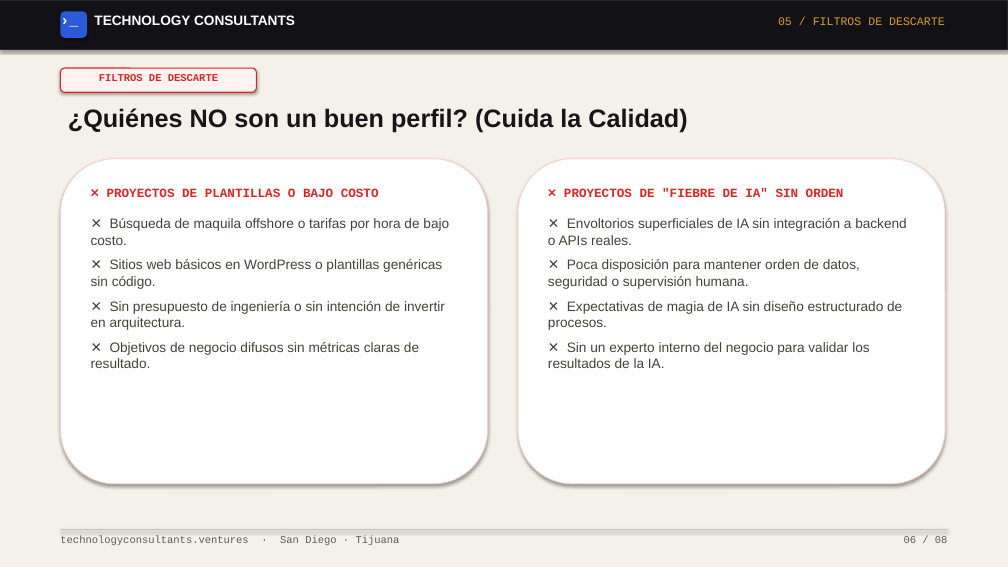
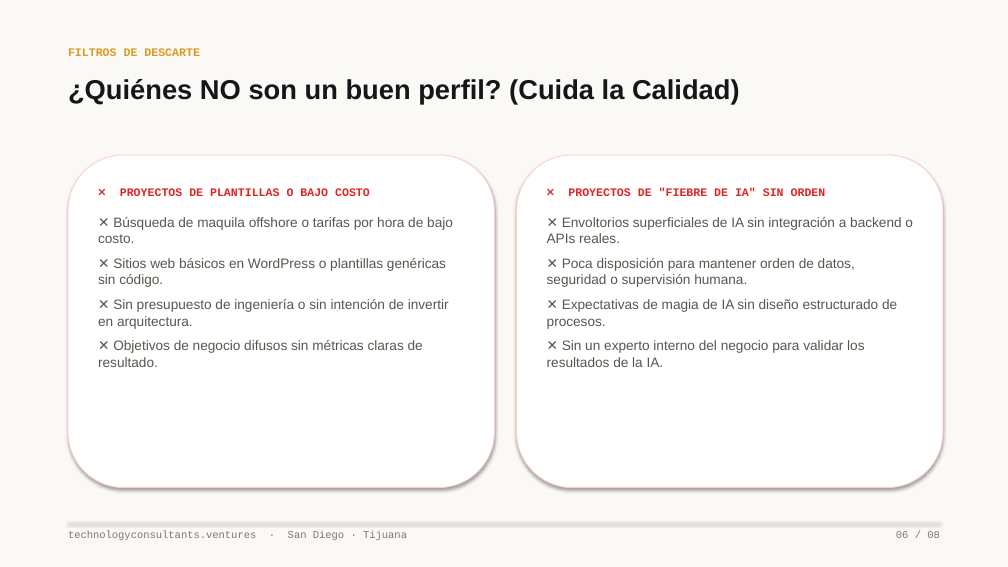
Before and after one commit to rguido198/TechnologyConsultantsVentures, a slide deck: slide 6 of Technology_Consultants_A_Quien_Enviarme_MX.pptx. Drawn at 1008x567 pixels with LibreOffice and Linux fonts; fonts in the diff are those of the drawing. Boxes give left, top, right and bottom in pixels: in the first picture for what was removed or moved away, otherwise in the second. Text is boxed around its words. In the diff, an @@ line names an element or a change of style, - is before the commit and + after.

Commit message:
Update design.md and PowerPoint decks to reflect Human Technology brand identity, organic warm canvas, and editorial elegance

```diff
--- a/Technology_Consultants_A_Quien_Enviarme_MX.pptx
+++ b/Technology_Consultants_A_Quien_Enviarme_MX.pptx
@@ background #F4F1EA to #FAF9F5 @@
@@ rectangle removed at <box>0,0,1008,49</box> @@
@@ rounded rectangle removed at <box>60,11,87,38</box> @@
@@ text removed at <box>60,11,87,37</box> @@
-›_
@@ text removed at <box>94,15,295,25</box> @@
-TECHNOLOGY CONSULTANTS
@@ text removed at <box>778,17,945,25</box> @@
-05 / FILTROS DE DESCARTE
@@ text "FILTROS DE DESCARTE": place and size @@
-text "FILTROS DE DESCARTE" at <box>99,74,218,81</box>
+text "FILTROS DE DESCARTE" at <box>68,48,200,56</box>
@@ text "FILTROS DE DESCARTE" at <box>68,48,200,56</box>: size 10 to 11 pt, text colour #DC2626 to #D99B26; alignment centre to left @@
@@ rounded rectangle removed at <box>60,68,256,92</box> @@
@@ text "¿Quiénes NO son un buen ...": place and size @@
-text "¿Quiénes NO son un buen ..." at <box>68,108,687,132</box>
+text "¿Quiénes NO son un buen ..." at <box>68,79,740,103</box>
@@ text "¿Quiénes NO son un buen ..." at <box>68,79,740,103</box>: size 24 to 26 pt @@
@@ rounded rectangle: place and size @@
-rounded rectangle at <box>60,159,488,484</box>
+rounded rectangle at <box>68,155,495,488</box>
@@ rounded rectangle: place and size @@
-rounded rectangle at <box>518,159,945,484</box>
+rounded rectangle at <box>516,155,943,488</box>
@@ text "❌ PROYECTOS DE PLANTILLAS O ...": place and size @@
-text "❌ PROYECTOS DE PLANTILLAS O ..." at <box>91,188,449,368</box>
+text "❌ PROYECTOS DE PLANTILLAS O ..." at <box>98,188,453,367</box>
@@ text "❌ PROYECTOS DE PLANTILLAS O ..." at <box>98,188,453,367</box>: size 12 to 11 pt in "❌ PROYECTOS DE PLANTILLAS O BAJO COSTO"; text colour #454337 to #59564D in "✕ Búsqueda de maquila offshore o tarifas ...", "✕ Sitios web básicos en WordPress o ...", "✕ Sin presupuesto de ingeniería o sin ...", "✕ Objetivos de negocio difusos sin métricas ..." @@
@@ text "❌ PROYECTOS DE "FIEBRE DE ..." at <box>547,188,913,367</box>: size 12 to 11 pt in "❌ PROYECTOS DE "FIEBRE DE IA" SIN ..."; text colour #454337 to #59564D in "✕ Envoltorios superficiales de IA sin integración ...", "✕ Poca disposición para mantener orden de ...", "✕ Expectativas de magia de IA sin ...", "✕ Sin un experto interno del negocio ..." @@
@@ text "technologyconsultants.ventures · San Diego · ...": place and size @@
-text "technologyconsultants.ventures · San Diego · ..." at <box>60,536,400,545</box>
+text "technologyconsultants.ventures · San Diego · ..." at <box>68,530,407,540</box>
@@ text "technologyconsultants.ventures · San Diego · ..." at <box>68,530,407,540</box>: text colour #5F5C52 to #7C786C @@
@@ rectangle: place and size @@
-rectangle at <box>60,529,948,530</box>
+rectangle at <box>68,522,940,523</box>
@@ rectangle at <box>68,522,940,523</box>: fill #C9C3B2 to #EBE7DF @@
@@ text "06 / 08" at <box>896,531,940,538</box>: text colour #5F5C52 to #7C786C @@
@@ text "06 / 08": place and size @@
-text "06 / 08" at <box>904,536,948,543</box>
+text "06 / 08" at <box>896,531,940,538</box>
```
Also in this commit, not shown: 6 other slides changed, 1 slide added, 1 slide removed, 2 other files.
